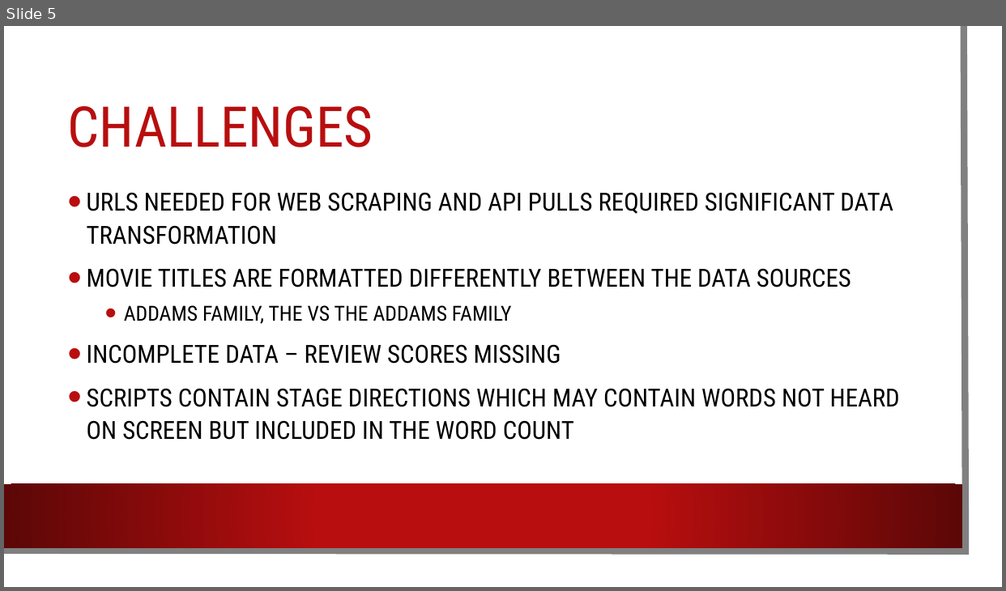
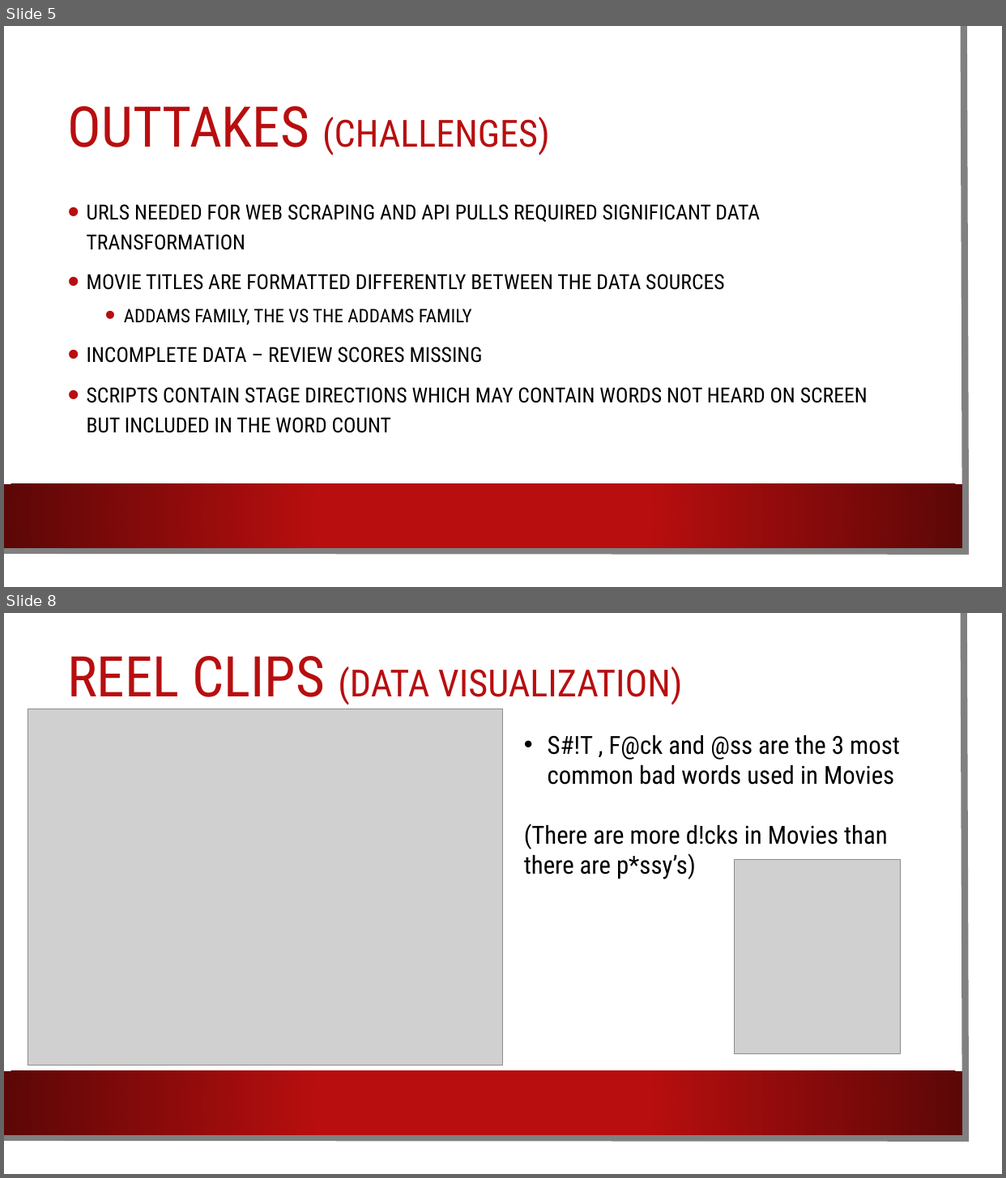
Before and after one commit to gilliangadiano/ETL-Project, a slide deck: ETL Presentation.pptx. Shown one above the other, each under a label of ours: slide 5 before the commit, slides 5 and 8 after it; the slides between them are not shown. The pictures are 1006x591 and 1006x1178 pixels, drawn with LibreOffice and Linux fonts; fonts in the diff are those of the drawing; grey boxes stand for pictures; background and template pictures are left out. Boxes give left, top, right and bottom in pixels: in the first picture for what was removed or moved away, otherwise in the second. Text is boxed around its words. In the diff, an @@ line names an element or a change of style, - is before the commit and + after.

```diff
--- a/ETL Presentation.pptx
+++ b/ETL Presentation.pptx
@@ slide 8 added at <box>4,613,1002,1174</box>, background picture (left out); not listed: 3 template elements that a slide beside it also shows @@
@@ title added at <box>67,656,683,709</box>, 36 pt, text #B80E0F @@
+REEL CLIPS (DATA VISUALIZATION)
@@ picture added at <box>27,709,503,1065</box> @@
@@ text added at <box>524,735,900,879</box>, 24 pt, text #000000 @@
+• S#!T , F@ck and @ss are the 3 most common bad words used in Movies
+(There are more d!cks in Movies than there are p*ssy’s)
@@ picture added at <box>735,860,901,1054</box> @@
@@ slide 5 changed as well @@
@@ title at <box>68,106,550,156</box>: text changed; size 54 to 36 pt @@
-CHALLENGES
+OUTTAKES (CHALLENGES)
@@ text "URLS NEEDED FOR WEB SCRAPING ..." at <box>87,204,867,433</box>: size 24 to 20 pt in "URLS NEEDED FOR WEB SCRAPING AND API ...", "MOVIE TITLES ARE FORMATTED DIFFERENTLY BETWEEN THE ...", "INCOMPLETE DATA – REVIEW SCORES MISSING", "SCRIPTS CONTAIN STAGE DIRECTIONS WHICH MAY CONTAIN ..."; size 20 to 18 pt in "ADDAMS FAMILY, THE VS THE ADDAMS FAMILY"; line spacing 1.1 to 1.2 @@
```
Also in this commit, not shown: 7 other slides changed, 1 other slide added, 2 other files.
